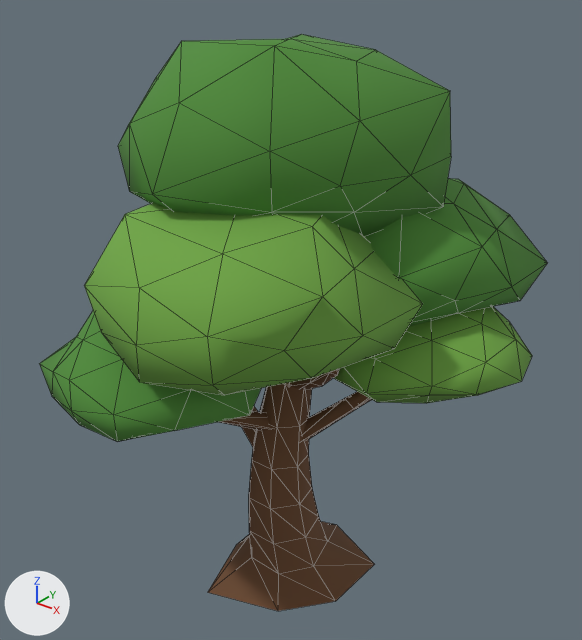
An edit to the glTF model trees/tree-oak-d.glb, drawn before and after from the same camera.
Camera for both pictures: a 50 mm lens placed at (1.313, -1.638, 1.926), pointed at (-0.013, 0.019, 0.898). Lighting does not change. The marker at lower left points along +X, +Y and +Z. The first picture is the older version. Mesh edges are drawn as thin lines.

Script lines for the objects in view, before the commit:
```python
mat_leafslight = principled_material('leafsLight')
mat_leafslight.base_color = (0.157, 0.379, 0.0564)  # green #6ea643
mat_leafslight.roughness = 0.92
mat_woodbark = principled_material('woodBark')
mat_woodbark.base_color = (0.148, 0.0658, 0.0278)  # brown #6b492e
mat_woodbark.roughness = 0.92
me_tree_oak_d = bpy.data.meshes.new('tree-oak-d')
me_tree_oak_d.from_pydata(...)  # 467 vertices, 856 faces; spans x -0.62..0.62, y -0.63..0.63, z 0.0..1.7
# faces by material slot: [216, 400, 240]
me_tree_oak_d.materials.append(mat_woodbark)  # brown #6b492e
me_tree_oak_d.materials.append(mat_leafsgreen)  # green #4e8b37
me_tree_oak_d.materials.append(mat_leafslight)  # green #6ea643
ob_tree_oak_d = bpy.data.objects.new('tree-oak-d', me_tree_oak_d)
ob_tree_oak_d.location = (0.0, 0.0, 0.0)
```
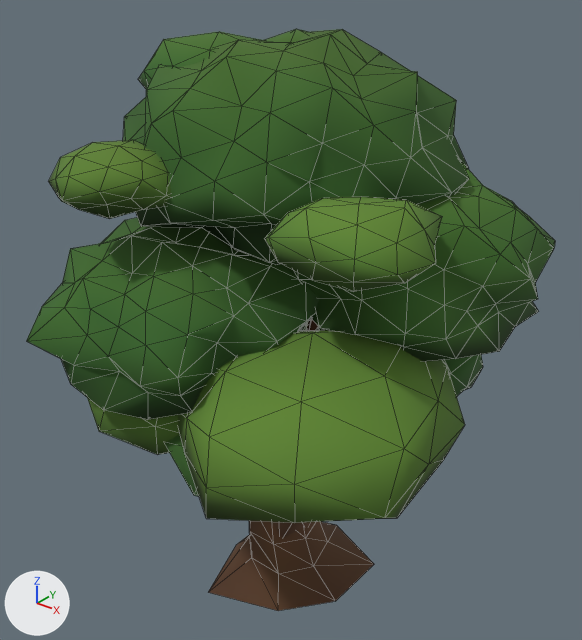
What changed in the scene script:
```text
Change mat_woodbark:
    where n0 = _N.new('ShaderNodeBsdfPrincipled'); n0.name = 'Principled BSDF'
    remove n0.inputs[0].default_value = (0.148, 0.0658, 0.0278, 1.0)  # 'Base Color', brown #6b492e
    add n2 = _N.new('ShaderNodeVertexColor'); n2.name = 'Color Attribute'
    add _L.new(n2.outputs[0], n0.inputs[0])  # 'Color' to 'Base Color'
Change mat_leafslight:
    where n0 = _N.new('ShaderNodeBsdfPrincipled'); n0.name = 'Principled BSDF'
    remove n0.inputs[0].default_value = (0.157, 0.379, 0.0564, 1.0)  # 'Base Color', green #6ea643
    add n2 = _N.new('ShaderNodeVertexColor'); n2.name = 'Color Attribute'
    add _L.new(n2.outputs[0], n0.inputs[0])  # 'Color' to 'Base Color'
Change me_tree_oak_d:
    used by ob_tree_oak_d; location = (0.0, 0.0, 0.0)
    remove me_tree_oak_d.from_pydata(...)  # 467 vertices, 856 faces; spans x -0.62..0.62, y -0.63..0.63, z 0.0..1.7
    add me_tree_oak_d.from_pydata(...)  # 1257 vertices, 2401 faces; spans x -0.67..0.67, y -0.72..0.72, z 0.0..1.7
    me_tree_oak_d part 1: the loose piece of 13 vertices spanning x -0.22..0.04, y -0.38..-0.02, z 0.55..0.8 is multiplied about its middle by the matrix ((0.315, -0.951, -0.128), (0.951, 0.292, 0.173), (-0.126, -0.175, 0.987)), then moved by (0.2, 0.02, -0.1)
    me_tree_oak_d part 2: the loose piece of 13 vertices spanning x -0.03..0.35, y -0.09..0.22, z 0.49..0.82 is multiplied about its middle by the matrix ((-0.584, 0.401, -0.016), (-0.393, -0.578, -0.118), (-0.08, -0.088, 0.699)), then moved by (-0.21, -0.24, 0.05)
    me_tree_oak_d part 3: the loose piece of 13 vertices spanning x -0.38..0.04, y -0.12..0.04, z 0.42..0.73 is multiplied about its middle by the matrix ((0.211, 0.639, -0.071), (-0.63, 0.19, -0.16), (-0.131, 0.116, 0.654)), then moved by (0.15, 0.13, 0.22)
    me_tree_oak_d part 4: the loose piece of 42 vertices spanning x -0.4..0.38, y -0.49..0.4, z 1.22..1.7 is rebuilt with 162 vertices and now spans x -0.46..0.48, y -0.46..0.46, z 1.16..1.7, in mat_leafslight
    me_tree_oak_d part 5: the loose piece of 42 vertices spanning x 0.03..0.62, y -0.11..0.51, z 0.76..0.99 is rebuilt with 42 vertices and now spans x -0.01..0.48, y -0.06..0.46, z 0.68..0.91
    me_tree_oak_d part 6: the loose piece of 42 vertices spanning x -0.52..0.16, y -0.63..-0.04, z 0.74..1.03 is rebuilt with 42 vertices and now spans x -0.39..0.21, y -0.64..-0.04, z 0.73..0.97, in mat_leafslight
    me_tree_oak_d part 7: the loose piece of 42 vertices spanning x -0.22..0.54, y -0.05..0.63, z 0.89..1.34 is rebuilt with 162 vertices and now spans x -0.08..0.67, y -0.27..0.52, z 0.96..1.41, in mat_leafslight
    me_tree_oak_d part 8: the loose piece of 42 vertices spanning x -0.3..0.45, y -0.63..0.18, z 0.93..1.35 is rebuilt with 162 vertices and now spans x -0.48..0.28, y -0.72..0.04, z 0.85..1.28
    me_tree_oak_d part 9: 1 vertex moved within x 0.09, y -0.08, z 0.48; 97 vertices removed from x -0.49..0.24, y -0.17..0.47, z 0.24..1.34; 394 vertices added at x -0.43..0.67, y -0.69..0.72, z 0.2..1.69
    other edits to the shape of me_tree_oak_d do not show in these pictures
    remove me_tree_oak_d.materials.append(mat_leafsgreen)  # green #4e8b37
```

Where the change shows, as pixel boxes [x1, y1, x2, y2] in the pictures (582 x 640 px; the box of a moved part takes in the faces that stretch with it):
'tree-oak-d', recoloured, reshaped
    before: [40, 34, 547, 611]
    after: [27, 29, 555, 611]
part 1 of me_tree_oak_d, moved or reshaped (not visible afterwards)
    before: [219, 411, 272, 430]
part 2 of me_tree_oak_d, moved or reshaped (not visible afterwards)
    before: [302, 392, 372, 441]
part 3 of me_tree_oak_d, moved or reshaped (mostly hidden)
    before: [242, 406, 258, 447]
    after: [306, 318, 319, 331]
part 4 of me_tree_oak_d, rebuilt (17% taller)
    before: [118, 34, 451, 236]
    after: [123, 29, 469, 265]
part 5 of me_tree_oak_d, rebuilt (mostly hidden afterwards)
    before: [334, 306, 532, 403]
    after: [315, 327, 483, 396]
part 6 of me_tree_oak_d, rebuilt
    before: [40, 311, 261, 441]
    after: [87, 397, 179, 455]
part 7 of me_tree_oak_d, rebuilt
    before: [365, 178, 547, 327]
    after: [287, 160, 555, 362]
part 8 of me_tree_oak_d, rebuilt
    before: [84, 203, 423, 395]
    after: [27, 218, 319, 420]
part 9 of me_tree_oak_d, built on
    before: [249, 369, 340, 543]
    after: [49, 29, 465, 544]
